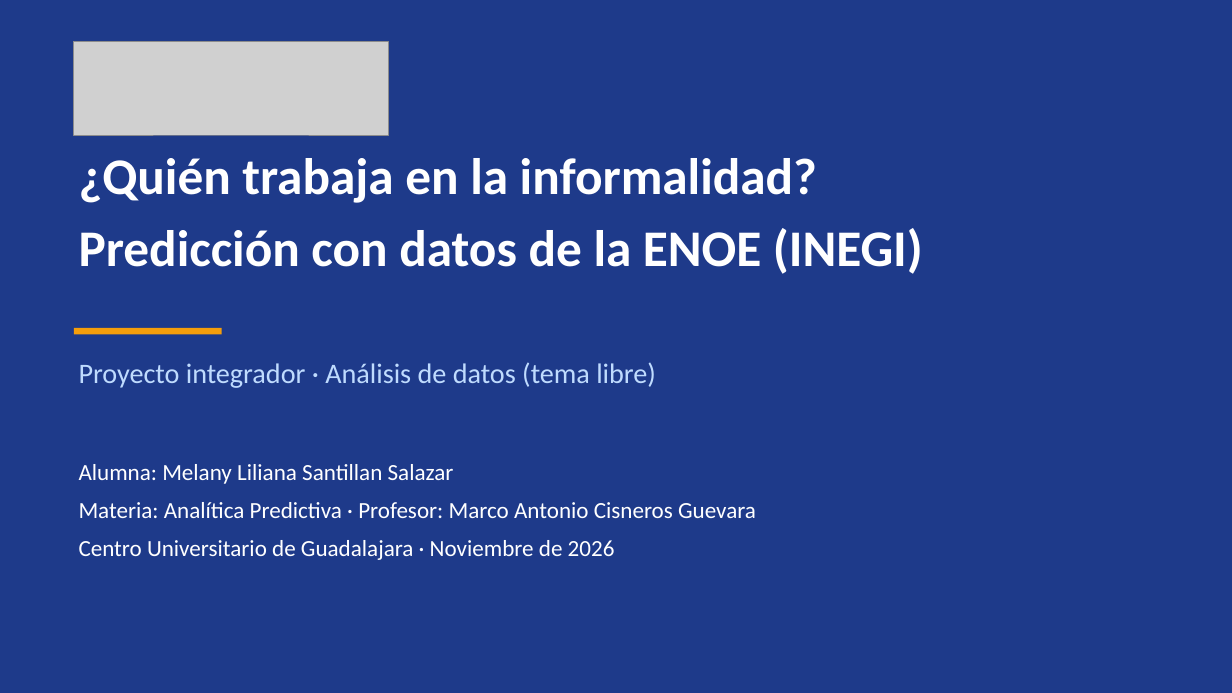
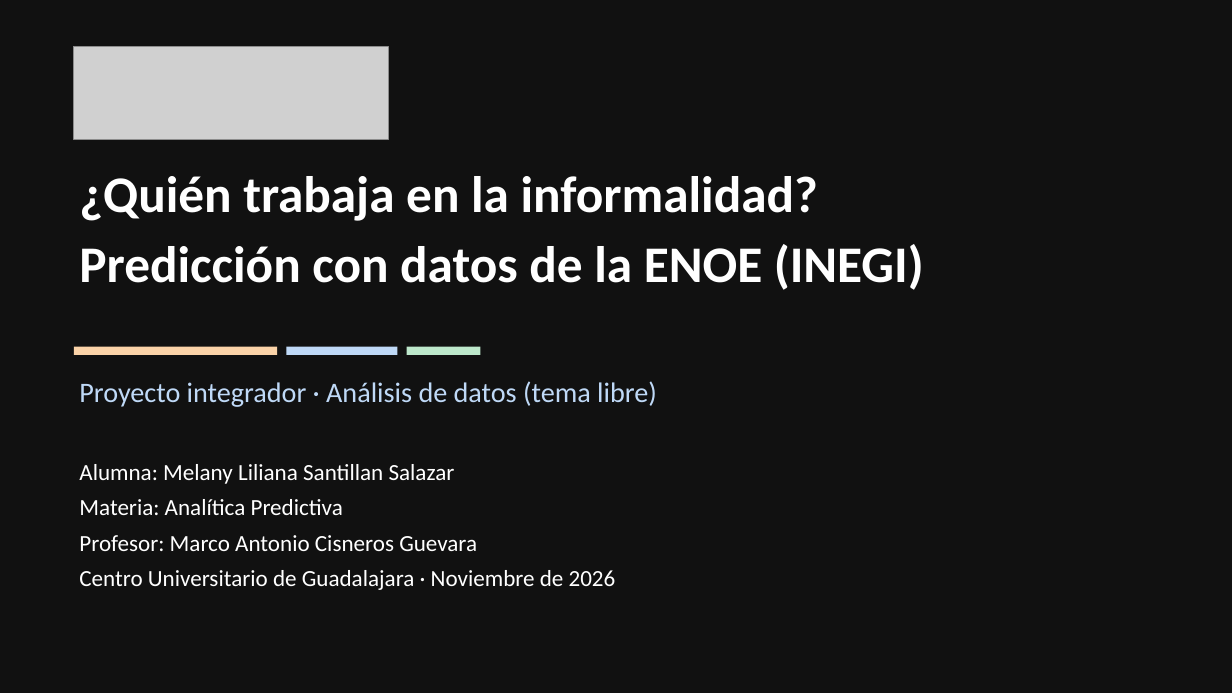
Before and after one commit to ivxnwww/Polymarket-UP-DOWN-5m, a slide deck: slide 1 of proyecto_enoe/Presentacion_Proyecto_ENOE.pptx. Drawn at 1232x693 pixels with LibreOffice and Linux fonts; fonts in the diff are those of the drawing; grey boxes stand for pictures. Boxes give left, top, right and bottom in pixels: in the first picture for what was removed or moved away, otherwise in the second. Text is boxed around its words. In the diff, an @@ line names an element or a change of style, - is before the commit and + after.

```diff
--- a/proyecto_enoe/Presentacion_Proyecto_ENOE.pptx
+++ b/proyecto_enoe/Presentacion_Proyecto_ENOE.pptx
@@ rectangle at [0, 0, 1232, 693]: fill #1E3A8A to #111111 @@
@@ picture: place and size @@
-picture at [74, 42, 388, 135]
+picture at [74, 46, 388, 140]
@@ text "¿Quién trabaja en la informalidad?": place and size @@
-text "¿Quién trabaja en la informalidad?" at [79, 158, 923, 274]
+text "¿Quién trabaja en la informalidad?" at [79, 176, 924, 290]
@@ text "¿Quién trabaja en la informalidad?" at [79, 176, 924, 290]: less space between paragraphs @@
@@ rectangle: place and size @@
-rectangle at [74, 328, 222, 335]
+rectangle at [74, 347, 277, 355]
@@ rectangle at [74, 347, 277, 355]: fill #F59E0B to #FBD3A8 @@
@@ rectangle added at [287, 347, 397, 355], fill #BFD9F7 @@
@@ rectangle added at [407, 347, 481, 355], fill #BDE8CB @@
@@ text "Proyecto integrador · Análisis de ...": place and size @@
-text "Proyecto integrador · Análisis de ..." at [79, 362, 656, 388]
+text "Proyecto integrador · Análisis de ..." at [79, 381, 657, 407]
@@ text "Proyecto integrador · Análisis de ..." at [79, 381, 657, 407]: text colour #BFDBFE to #BFD9F7; less space between paragraphs @@
@@ text at [79, 464, 616, 590]: less space between paragraphs @@
@@ text at [79, 499, 477, 551]: text changed @@
-Materia: Analítica Predictiva · Profesor: Marco Antonio Cisneros Guevara
+Materia: Analítica Predictiva
+Profesor: Marco Antonio Cisneros Guevara
```
Also in this commit, not shown: 13 other slides changed, 10 slides added, 3 slides removed, 23 other files.
